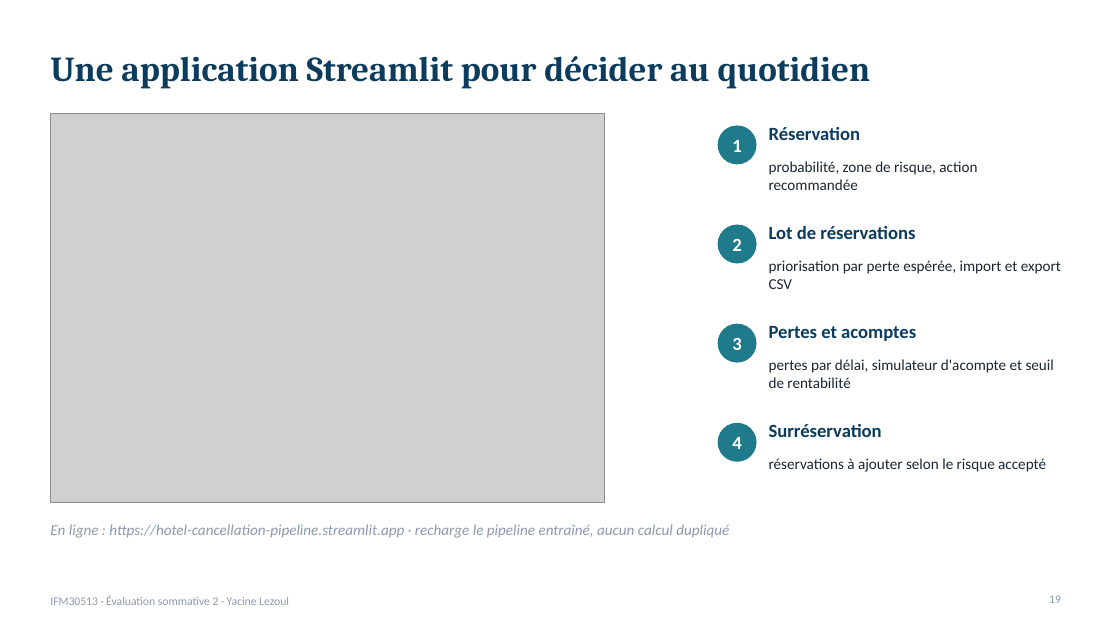
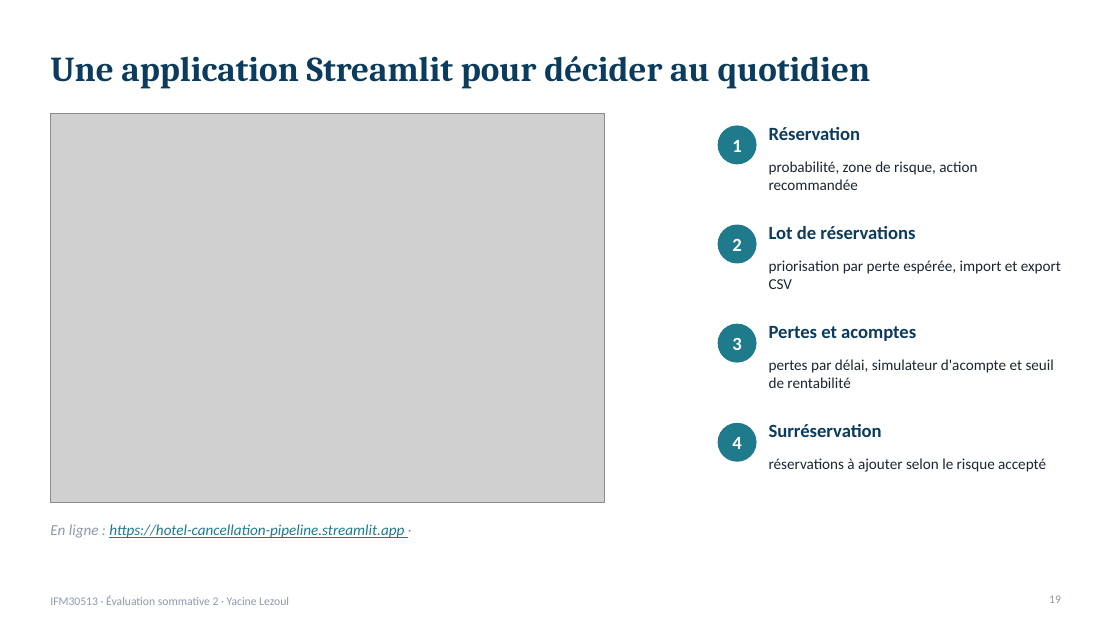
Before and after one commit to lezoul/hotel-cancellation-pipeline, a slide deck: slide 19 of reports/presentation_annulations.pptx. Drawn at 1120x630 pixels with LibreOffice and Linux fonts; fonts in the diff are those of the drawing; grey boxes stand for pictures. Boxes give left, top, right and bottom in pixels: in the first picture for what was removed or moved away, otherwise in the second. Text is boxed around its words. In the diff, an @@ line names an element or a change of style, - is before the commit and + after.

```diff
--- a/reports/presentation_annulations.pptx
+++ b/reports/presentation_annulations.pptx
@@ text at (50, 524, 404, 538): text changed; text colour #8D99AE to #1F7A8C @@
-En ligne : https://hotel-cancellation-pipeline.streamlit.app · recharge le pipeline entraîné, aucun calcul dupliqué
+En ligne : https://hotel-cancellation-pipeline.streamlit.app ·
```
Also in this commit, not shown: 11 other slides changed, 1 other file.
